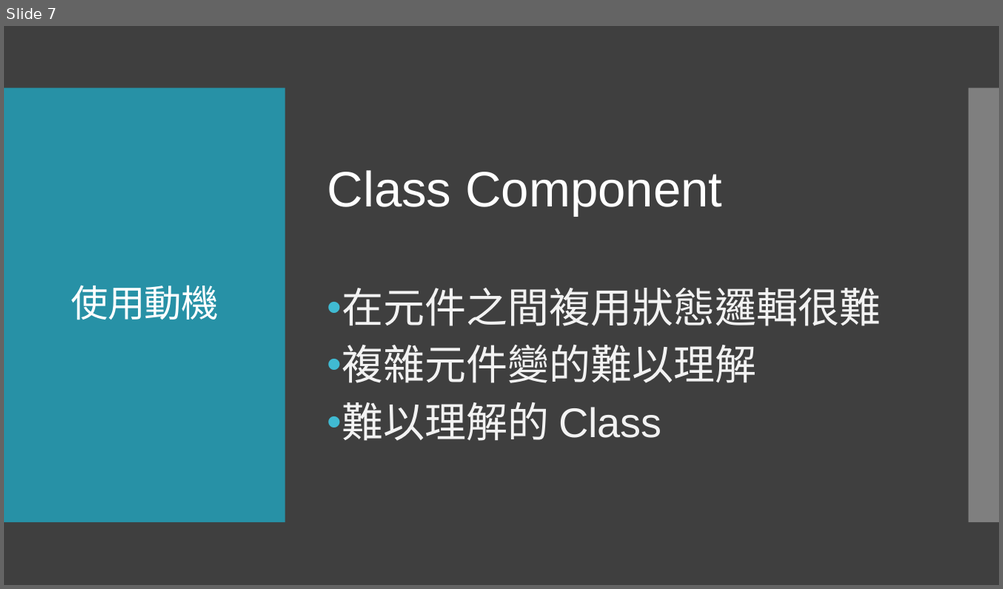
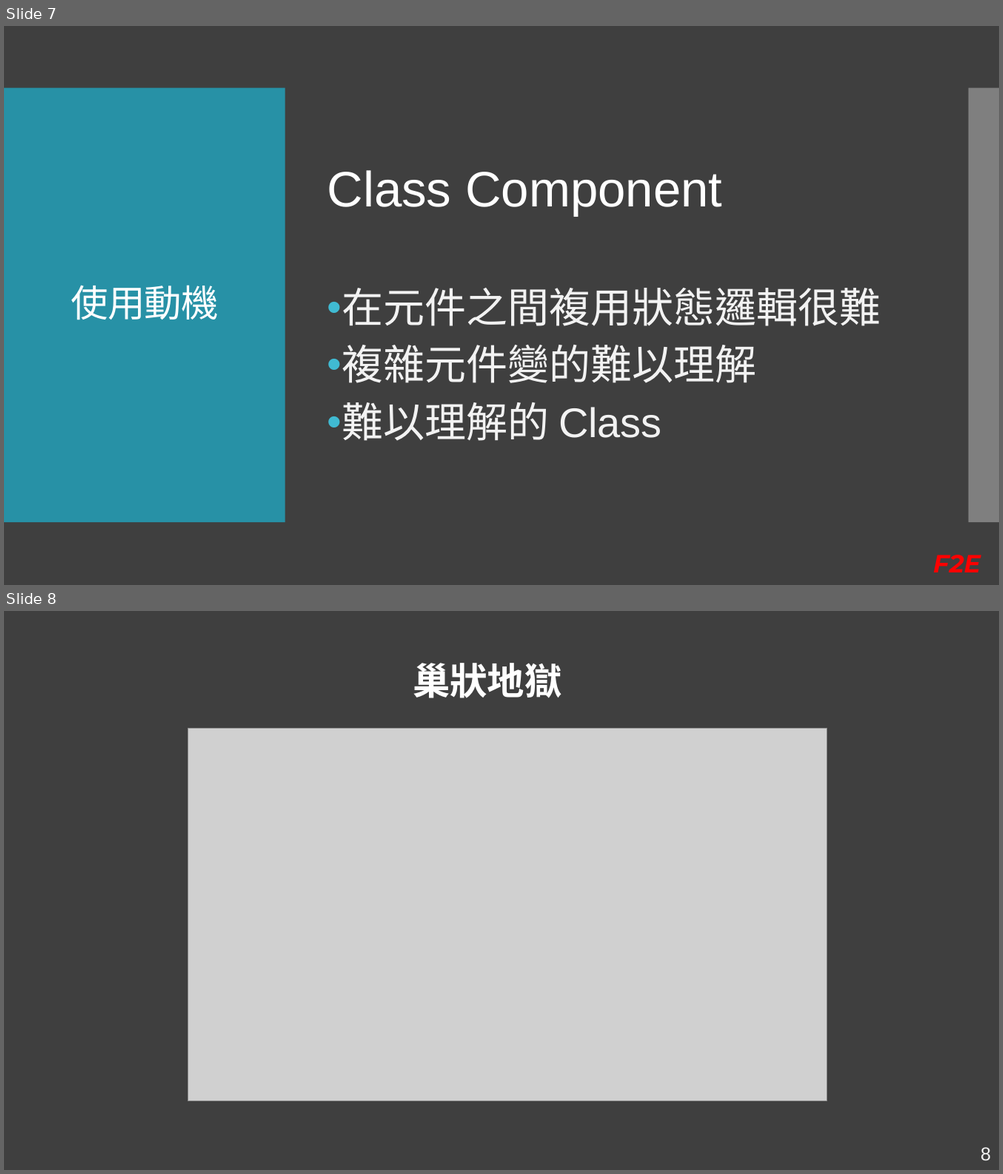
Before and after one commit to Kader-coder/React-Hooks, a slide deck: PPT/React Hooks &.pptx. Shown one above the other, each under a label of ours: slide 7 before the commit, slides 7 and 8 after it. The pictures are 1003x589 and 1003x1174 pixels, drawn with LibreOffice and Linux fonts; fonts in the diff are those of the drawing; grey boxes stand for pictures. Boxes give left, top, right and bottom in pixels: in the first picture for what was removed or moved away, otherwise in the second. Text is boxed around its words. In the diff, an @@ line names an element or a change of style, - is before the commit and + after.

```diff
--- a/PPT/React Hooks &.pptx
+++ b/PPT/React Hooks &.pptx
@@ slide 8 added at [4,611,999,1170], background #3F3F3F @@
@@ text added at [412,663,562,698], 36 pt, text #FFFFFF, bold @@
+巢狀地獄
@@ picture added at [188,728,827,1101] @@
@@ page number added at [980,1147,990,1161], 18 pt, text #F2F2F2 @@
+8
@@ slide 7 changed as well @@
@@ text added at [933,555,980,573], 24 pt, text #FF0000, bold, italic @@
+F2E
```
Also in this commit, not shown: 13 other slides changed, 8 other slides added, 4 slides removed, 3 other files.
